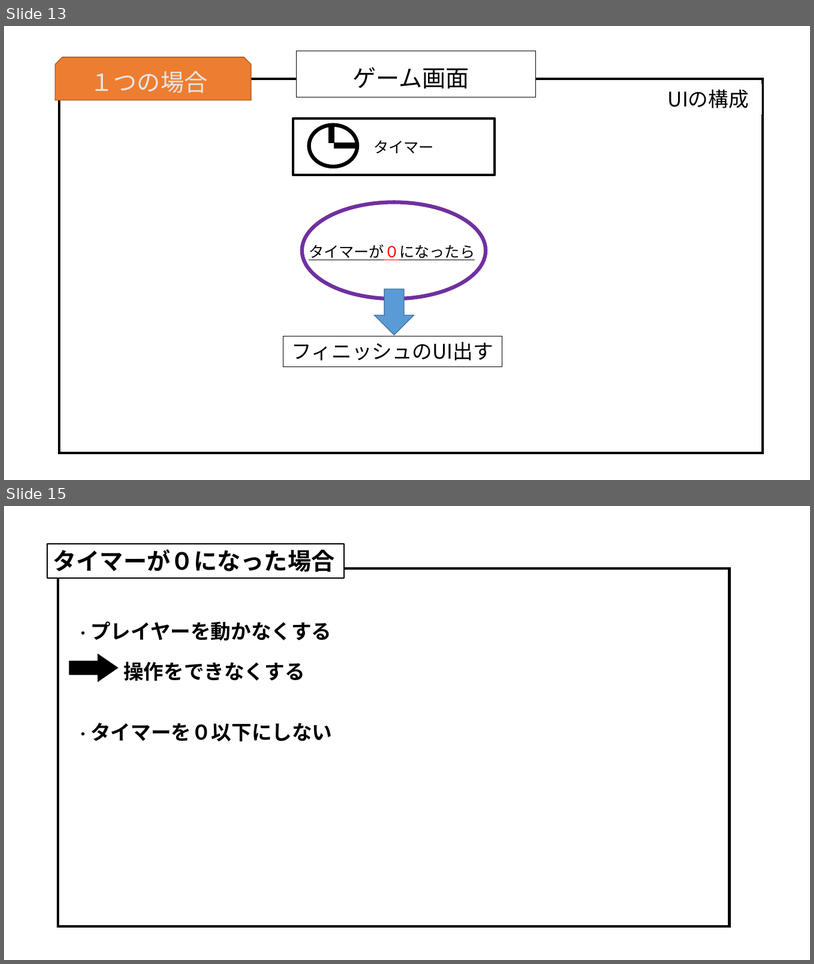
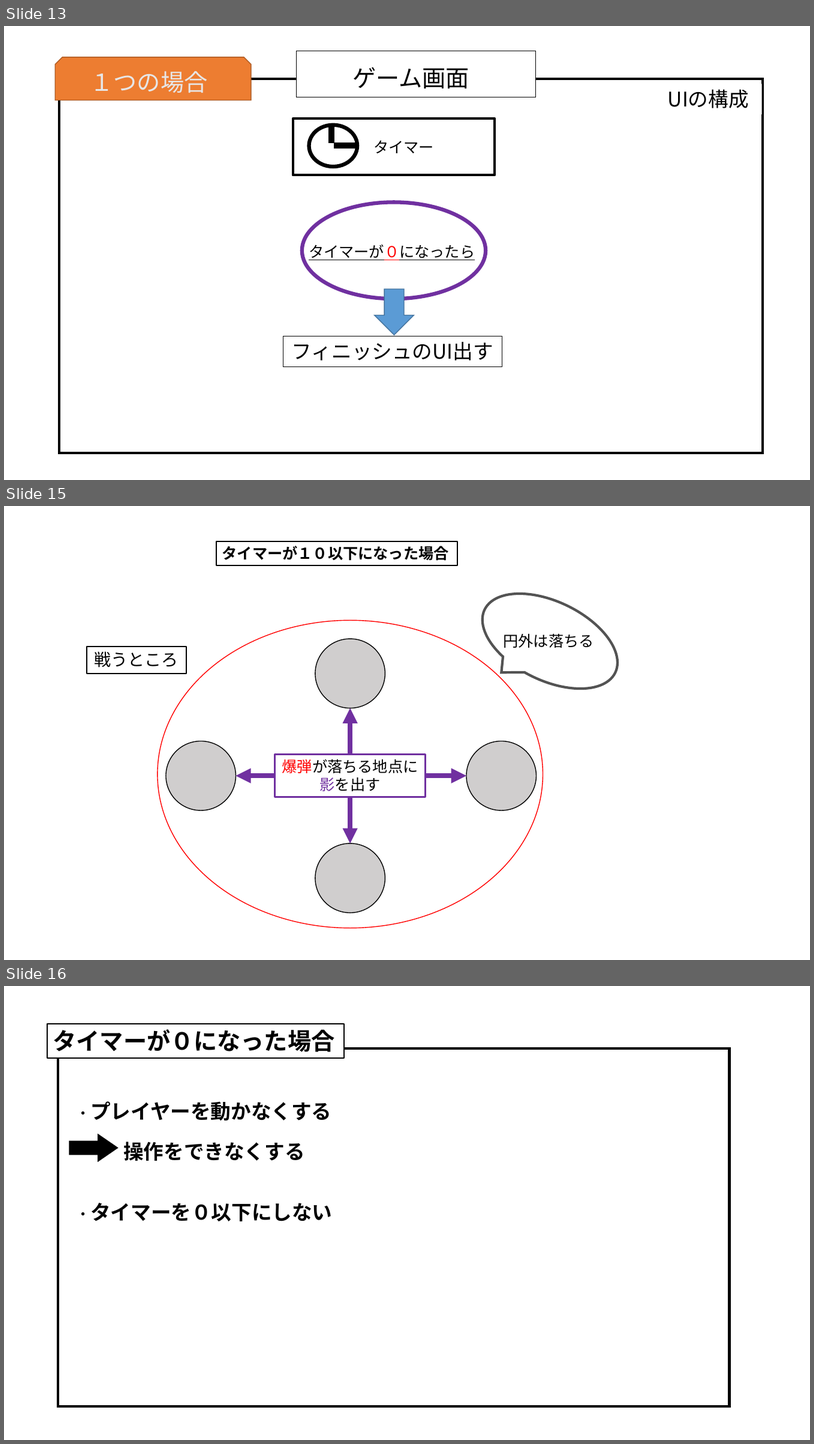
Before and after one commit to MizukiKato0416/sotsugyou_time_kato, a slide deck: 卒業制作_超ぶっ飛び超絶バトロワ（仮）.pptx. Shown one above the other, each under a label of ours: slides 13 and 15 before the commit, slides 13, 15 and 16 after it; the slides between them are not shown. The pictures are 814x964 and 814x1444 pixels, drawn with LibreOffice and Linux fonts; fonts in the diff are those of the drawing. Boxes give left, top, right and bottom in pixels: in the first picture for what was removed or moved away, otherwise in the second. Text is boxed around its words. In the diff, an @@ line names an element or a change of style, - is before the commit and + after.

Commit message:
爆弾投下

```diff
--- a/卒業制作_超ぶっ飛び超絶バトロワ（仮）.pptx
+++ b/卒業制作_超ぶっ飛び超絶バトロワ（仮）.pptx
@@ slide 15 added at [4, 506, 810, 960], background #FFFFFF @@
@@ rectangle added at [216, 541, 458, 565], fill #FFFFFF, outline #000000 1.5 pt, 18 pt, text #000000, bold @@
+タイマーが１０以下になった場合
@@ speech bubble added at [468, 574, 633, 708], outline #525252 3 pt @@
@@ ellipse added at [158, 621, 543, 928], outline #FF0000 1 pt @@
@@ rectangle added at [87, 646, 186, 673], outline #000000 1.5 pt, 20 pt, text #000000 @@
+戦うところ
@@ ellipse added at [315, 639, 386, 708], fill #D0CECE, outline #000000 1 pt @@
@@ text added at [504, 633, 594, 648], 18 pt, text #000000 @@
+円外は落ちる
@@ arrow added from (351, 754) to (351, 708), #7030A0 6 pt @@
@@ ellipse added at [166, 741, 236, 810], fill #D0CECE, outline #000000 1 pt @@
@@ rectangle added at [275, 754, 426, 797], fill #FFFFFF, outline #7030A0 2.25 pt, 18 pt, text #000000 @@
+爆弾が落ちる地点に
+影を出す
@@ ellipse added at [467, 741, 537, 810], fill #D0CECE, outline #000000 1 pt @@
@@ arrow added from (275, 776) to (236, 776), #7030A0 6 pt @@
@@ arrow added from (426, 776) to (467, 776), #7030A0 6 pt @@
@@ arrow added from (351, 797) to (351, 843), #7030A0 6 pt @@
@@ ellipse added at [315, 843, 386, 913], fill #D0CECE, outline #000000 1 pt @@
@@ what was slide 15 is now slide 16 @@
```
Also in this commit, not shown: 2 slides changed, 1 other slide added, 1 slide removed.
